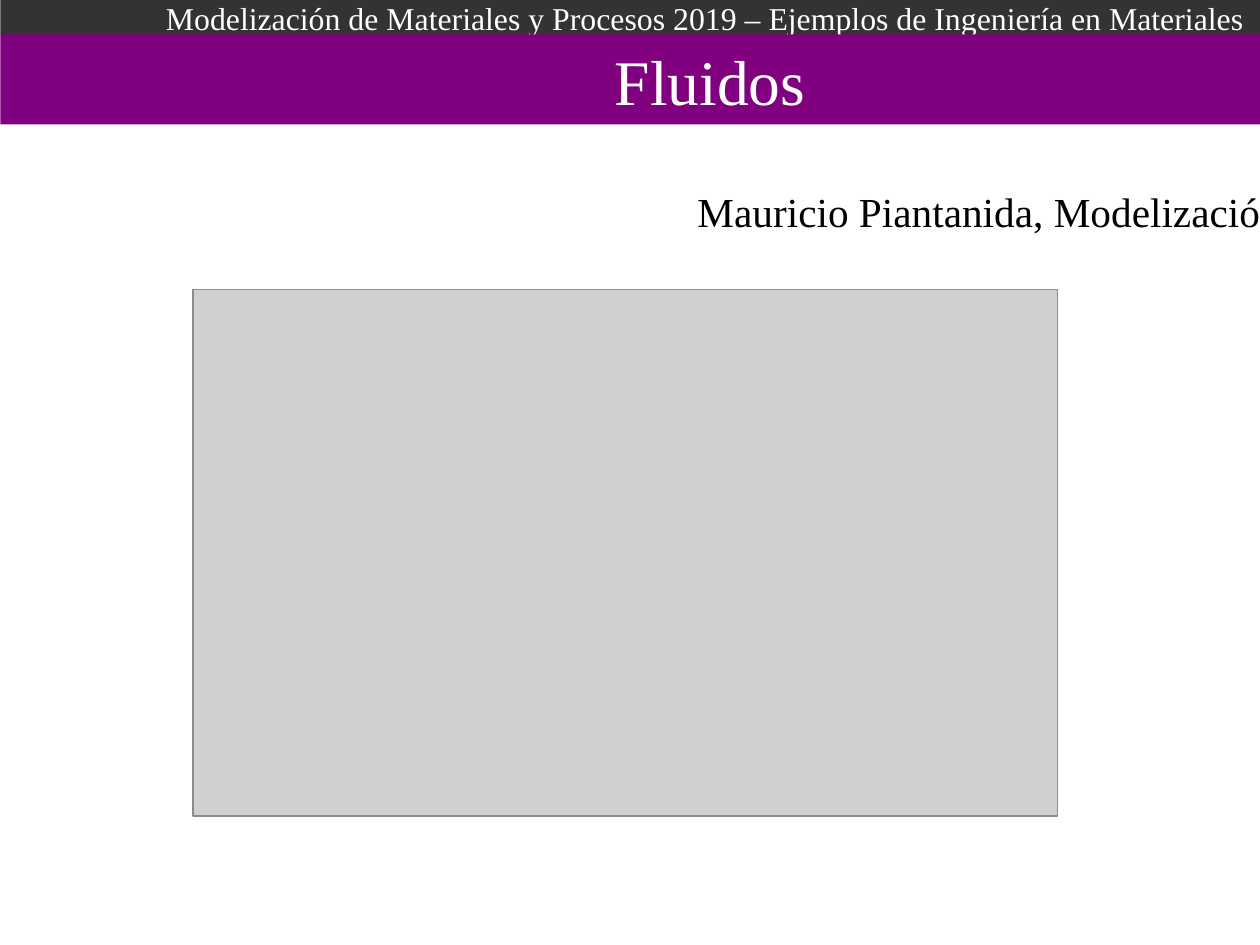
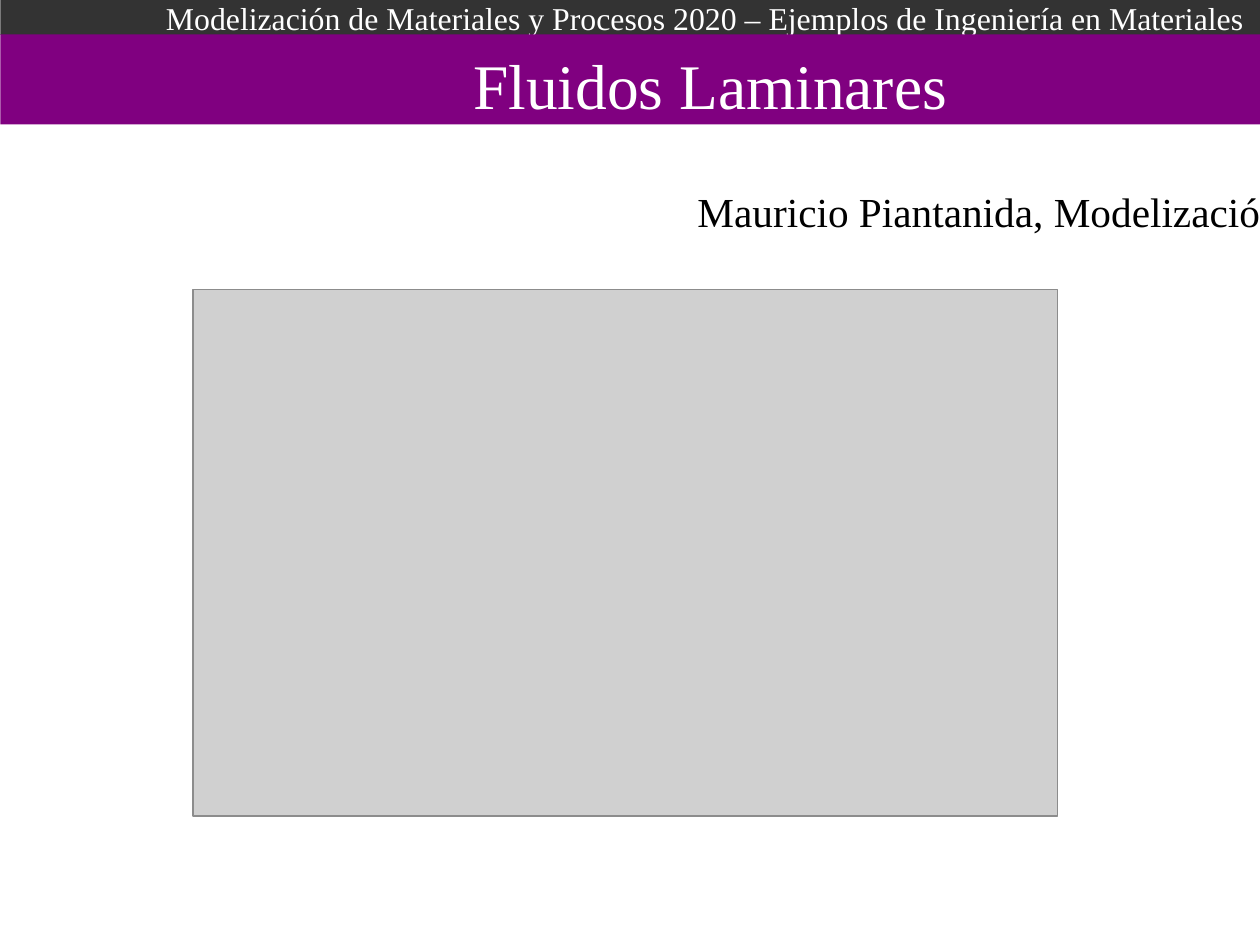
Before and after one commit to Modelizacion-de-Materiales/ModelizacionApuntesPresentaciones, a slide deck: slide 12 of 006-EjemplosIngenieria/Ejemplos_De_Ingenieria.odp (slide 11 before the commit). Drawn at 1260x945 pixels with LibreOffice and Linux fonts; fonts in the diff are those of the drawing; grey boxes stand for pictures. Boxes give left, top, right and bottom in pixels: in the first picture for what was removed or moved away, otherwise in the second. Text is boxed around its words. In the diff, an @@ line names an element or a change of style, - is before the commit and + after.

Commit message:
ejemplos de ingenieria nuevos

```diff
--- a/006-EjemplosIngenieria/Ejemplos_De_Ingenieria.odp
+++ b/006-EjemplosIngenieria/Ejemplos_De_Ingenieria.odp
@@ text in rectangle at box(166, 8, 1243, 36): text changed @@
-Modelización de Materiales y Procesos 2019 – Ejemplos de Ingeniería en Materiales
+Modelización de Materiales y Procesos 2020 – Ejemplos de Ingeniería en Materiales
@@ text at box(473, 65, 947, 110): text changed @@
-Fluidos
+Fluidos Laminares
```
Also in this commit, not shown: 11 other slides changed, 3 slides added, 1 slide removed, 2 other files.
